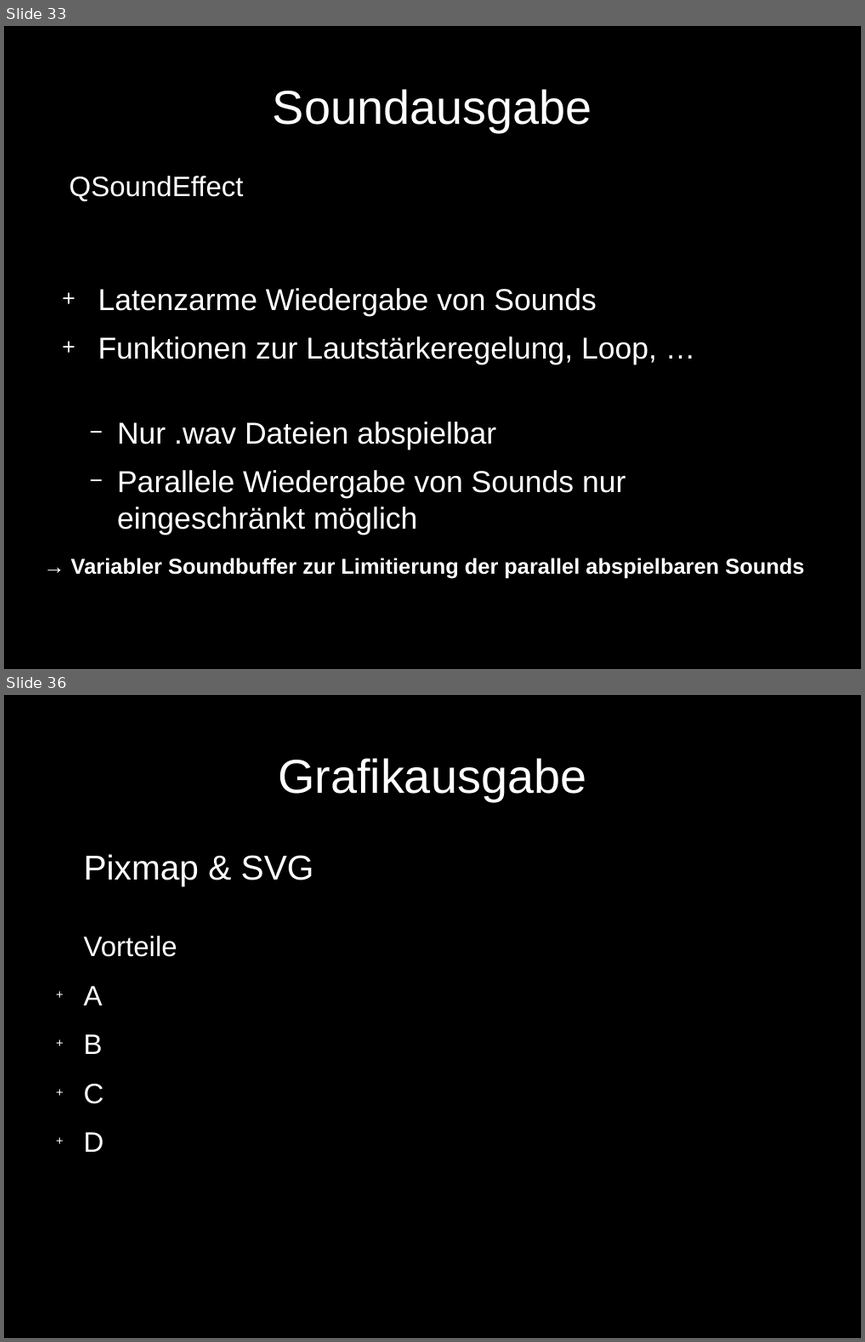
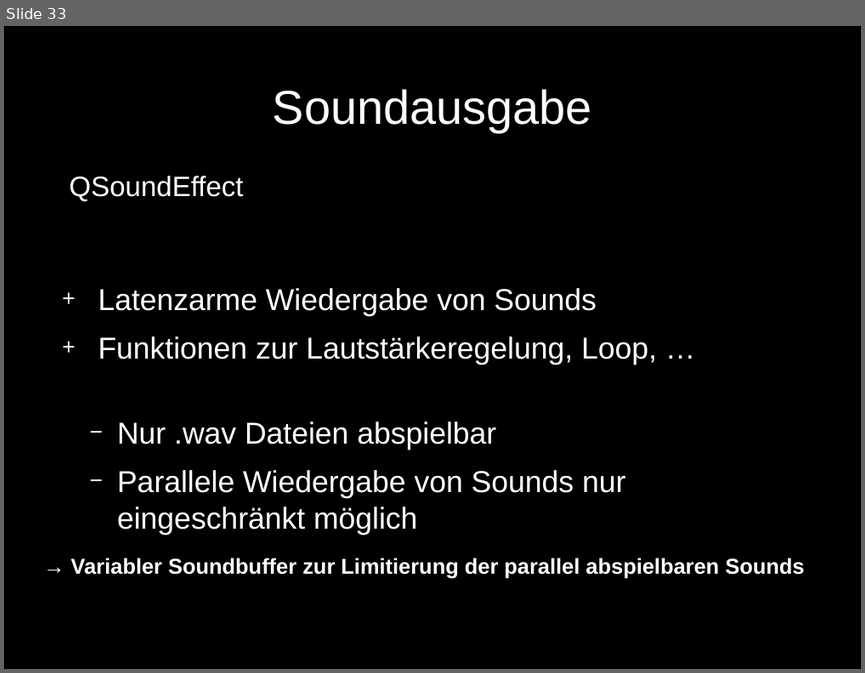
Before and after one commit to benediktibk/bomberman, a slide deck: documents/presentation/presentation.odp. Shown one above the other, each under a label of ours: slides 33 and 36 before the commit, slide 33 after it; the slides between them are not shown. The pictures are 865x1342 and 865x673 pixels, drawn with LibreOffice and Linux fonts; fonts in the diff are those of the drawing. Boxes give left, top, right and bottom in pixels: in the first picture for what was removed or moved away, otherwise in the second. Text is boxed around its words. In the diff, an @@ line names an element or a change of style, - is before the commit and + after.

```diff
--- a/documents/presentation/presentation.odp
+++ b/documents/presentation/presentation.odp
@@ slide 36 removed at bbox=[4, 695, 861, 1338], background #000000 @@
@@ title removed at bbox=[278, 758, 586, 801] @@
-Grafikausgabe
@@ text removed at bbox=[84, 854, 314, 1151] @@
-Pixmap & SVG
-Vorteile
-+ A
-+ B
-+ C
-+ D
```
Also in this commit, not shown: 2 slides changed, 3 slides added, 1 other slide removed.
